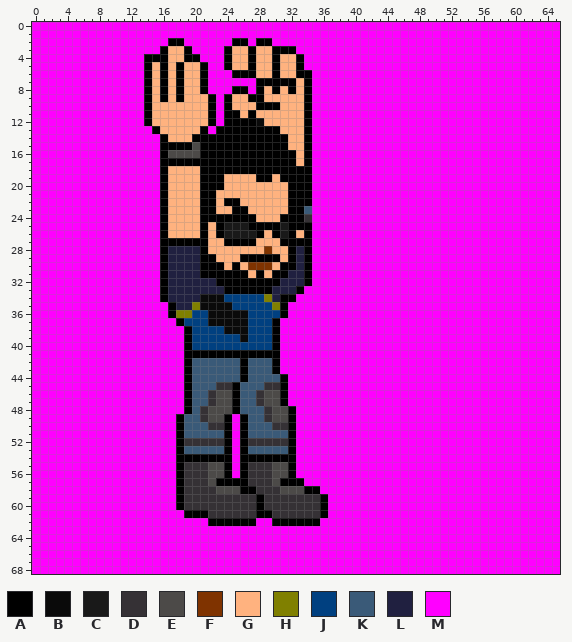
Sprite sheet -- chars/gil/sprites/cmd_grab_4.png. The first picture shows the starting point.
The file is 66x69 pixels.
Palette (. is transparent): A #000000  B #0a0a0a  C #191919  D #353135  E #4c4a48  F #7f3300  G #ffb27f  H #808000  J #004080  K #3a5a78  L #202040  M #ff00ff
Pixels before (only the part around the change), first column x 1:
10 MMMMMMMMMMMMMAGGGGGGGAMAGGGAAAGGGAMMMMMMM
11 MMMMMMMMMMMMMAGGGGGGGAMAAGAGGGGGGAMMMMMMM
12 MMMMMMMMMMMMMAGGGGGGGAMAAAABGGGGGAMMMMMMM
13 MMMMMMMMMMMMMMAGGGGGAMAAAAAAAAGGGAMMMMMMM
14 MMMMMMMMMMMMMMMAGGGAAAAAAAAAAAAGGAMMMMMMM
15 MMMMMMMMMMMMMMMAAAAEAAAAAAAAAAAGGAMMMMMMM
16 MMMMMMMMMMMMMMMAEEEEAAAAAAAAAAAAGAMMMMMMM
17 MMMMMMMMMMMMMMMAAAAAAAAAAAAAAAAAGAMMMMMMM
18 MMMMMMMMMMMMMMMAGGGGAAAAAAAAAAAAAAMMMMMMM
19 MMMMMMMMMMMMMMMAGGGGAAAGGGGAAGAAAAMMMMMMM
20 MMMMMMMMMMMMMMMAGGGGAAAGGGGGGGGAAAMMMMMMM
21 MMMMMMMMMMMMMMMAGGGGAAGGGGGGGGGAAAMMMMMMM
22 MMMMMMMMMMMMMMMAGGGGAAGAAGGGGGGAAAMMMMMMM
23 MMMMMMMMMMMMMMMAGGGGAAGGAAGGGGGAAKMMMMMMM
24 MMMMMMMMMMMMMMMAGGGGAAAAAAAGGGAAADMMMMMMM
25 MMMMMMMMMMMMMMMAGGGGAGACCCAAAACAAAMMMMMMM
26 MMMMMMMMMMMMMMMAGGGGAGACCCCAGACAGAMMMMMMM
27 MMMMMMMMMMMMMMMAAAAAAGGAAAAGGGAAAAMMMMMMM
28 MMMMMMMMMMMMMMMALLLLAGGGGGGGFGGALAMMMMMMM
29 MMMMMMMMMMMMMMMALLLLAAGGGAAAAAGALAMMMMMMM
30 MMMMMMMMMMMMMMMALLLLAAAGAGFFFGAALAMMMMMMM
31 MMMMMMMMMMMMMMMALLLLAAAAAAGAGAALLAMMMMMMM
32 MMMMMMMMMMMMMMMALLLLLLAAAAAAAALLLAMMMMMMM
33 MMMMMMMMMMMMMMMALLLLLLLAAAAAALLLAMMMMMMMM
34 MMMMMMMMMMMMMMMALLLLBBBJJJJJHLAAMMMMMMMMM
35 MMMMMMMMMMMMMMMMALLHBBBBJJJJJHAMMMMMMMMMM
36 MMMMMMMMMMMMMMMMAHHJJBBBBBJJJJAMMMMMMMMMM
37 MMMMMMMMMMMMMMMMMAJJJBBBBBJJJAMMMMMMMMMMM
38 MMMMMMMMMMMMMMMMMMAJJJJBBBJJJAMMMMMMMMMMM
39 MMMMMMMMMMMMMMMMMMAJJJJJJBJJJAMMMMMMMMMMM
40 MMMMMMMMMMMMMMMMMMAJJJJJJJJJJAMMMMMMMMMMM
41 MMMMMMMMMMMMMMMMMMAAAAAAAAAAAAMMMMMMMMMMM
42 MMMMMMMMMMMMMMMMMMAKKKKKKAKKKAMMMMMMMMMMM
43 MMMMMMMMMMMMMMMMMMAKKKKKKAKKKAMMMMMMMMMMM
44 MMMMMMMMMMMMMMMMMMAKKKKKKAKKKKAMMMMMMMMMM
45 MMMMMMMMMMMMMMMMMMAKKKDDAKKKDDAMMMMMMMMMM
46 MMMMMMMMMMMMMMMMMMAKKDEEAKKDEEAMMMMMMMMMM
47 MMMMMMMMMMMMMMMMMMAKKDEEAKKDEEAMMMMMMMMMM
48 MMMMMMMMMMMMMMMMMMAKDEEEAKKKDEEAMMMMMMMMM
49 MMMMMMMMMMMMMMMMMAKKDEEAMAKKDEEAMMMMMMMMM
50 MMMMMMMMMMMMMMMMMAKKKDDAMAKKKDDAMMMMMMMMM
51 MMMMMMMMMMMMMMMMMAKKKKKAMAKKKKKAMMMMMMMMM
52 MMMMMMMMMMMMMMMMMADDDDDAMADDDDDAMMMMMMMMM
53 MMMMMMMMMMMMMMMMMAKKKKKAMAKKKKKAMMMMMMMMM
54 MMMMMMMMMMMMMMMMMAAAAAAAMAAAAAAAMMMMMMMMM
55 MMMMMMMMMMMMMMMMMADDDEEAMADDDEEAMMMMMMMMM
56 MMMMMMMMMMMMMMMMMADDDEEAMADDDEEAMMMMMMMMM
57 MMMMMMMMMMMMMMMMMADDDEAAAADDDEAAAMMMMMMMM
58 MMMMMMMMMMMMMMMMMADDDDEEEAADDDEEEAAMMMMMM
59 MMMMMMMMMMMMMMMMMADDDDDDDDDADDDDDDDAMMMMM
60 MMMMMMMMMMMMMMMMMADDDDDDDDDADDDDDDDAMMMMM
61 MMMMMMMMMMMMMMMMMMAAADDDDDDAADDDDDDAMMMMM
62 MMMMMMMMMMMMMMMMMMMMMAAAAAAMMAAAAAAMMMMMM
63 MMMMMMMMMMMMMMMMMMMMMMMMMMMMMMMMMMMMMMMMM
64 MMMMMMMMMMMMMMMMMMMMMMMMMMMMMMMMMMMMMMMMM
65 MMMMMMMMMMMMMMMMMMMMMMMMMMMMMMMMMMMMMMMMM
66 MMMMMMMMMMMMMMMMMMMMMMMMMMMMMMMMMMMMMMMMM
67 MMMMMMMMMMMMMMMMMMMMMMMMMMMMMMMMMMMMMMMMM
68 MMMMMMMMMMMMMMMMMMMMMMMMMMMMMMMMMMMMMMMMM
Now the later version:
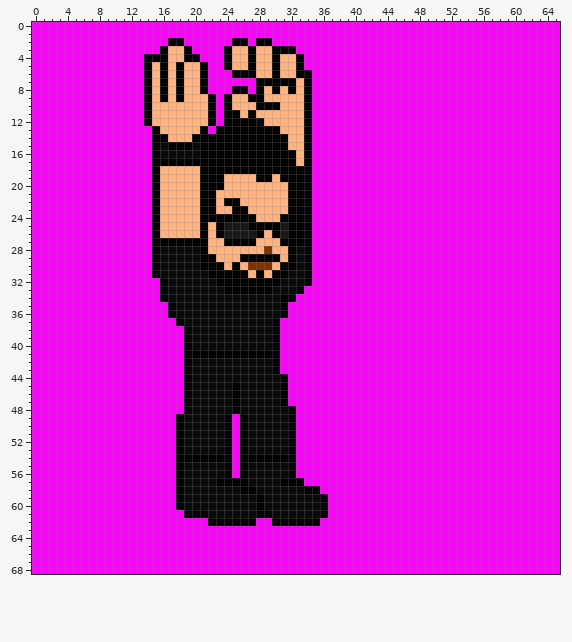
Difference:
y 14: x 15 M -> A
y 15: x 15..16 MA -> AB; x 20 E -> B
y 16: x 15..20 MAEEEE -> ABBBBB
y 17: x 15 M -> A
y 18..22: x 15..16 MA -> AG
y 23: x 15..16 MA -> AG; x 34 K -> A
y 24: x 15..16 MA -> AG; x 34 D -> A
y 25: x 15..16 MA -> AG
y 26: x 15..16 MA -> AG; x 33 G -> A
y 27: x 15 M -> A
y 28..30: x 15..20 MALLLL -> ABBBBB; x 33 L -> B
y 31: x 15..21 MALLLLA -> ABBBBBB; x 32..33 LL -> BB
y 32: x 17..22 LLLLLL -> BBBBBB; x 31..33 LLL -> BBB
y 33: x 17..23 LLLLLLL -> BBBBBBB; x 30..32 LLL -> BBB
y 34: x 17..20 LLLL -> BBBB; x 24..30 JJJJJHL -> BBBBBBB
y 35: x 18..20 LLH -> BBB; x 25..30 JJJJJH -> BBBBBB
y 36: x 18..21 HHJJ -> BBBB; x 27..30 JJJJ -> BBBB
y 37: x 19..21 JJJ -> BBB; x 27..29 JJJ -> BBB
y 38: x 20..23 JJJJ -> BBBB; x 27..29 JJJ -> BBB
y 39: x 20..25 JJJJJJ -> BBBBBB; x 27..29 JJJ -> BBB
y 40: x 20..29 JJJJJJJJJJ -> BBBBBBBBBB
y 42..43: x 20..29 KKKKKKAKKK -> BBBBBBBBBB
y 44: x 20..30 KKKKKKAKKKK -> BBBBBBBBBBB
y 45: x 20..24 KKKDD -> BBBBB; x 26..30 KKKDD -> BBBBB
y 46..47: x 20..24 KKDEE -> BBBBB; x 26..30 KKDEE -> BBBBB
y 48: x 20..24 KDEEE -> BBBBB; x 26..31 KKKDEE -> BBBBBB
y 49: x 19..23 KKDEE -> BBBBB; x 27..31 KKDEE -> BBBBB
y 50: x 19..23 KKKDD -> BBBBB; x 27..31 KKKDD -> BBBBB
y 51: x 19..23 KKKKK -> BBBBB; x 27..31 KKKKK -> BBBBB
y 52: x 19..23 DDDDD -> BBBBB; x 27..31 DDDDD -> BBBBB
y 53: x 19..23 KKKKK -> BBBBB; x 27..31 KKKKK -> BBBBB
y 55..56: x 19..23 DDDEE -> BBBBB; x 27..31 DDDEE -> BBBBB
y 57: x 19..22 DDDE -> BBBB; x 27..30 DDDE -> BBBB
y 58: x 19..25 DDDDEEE -> BBBBBBB; x 28..33 DDDEEE -> BBBBBB
y 59..60: x 19..27 DDDDDDDDD -> BBBBBBBBB; x 29..35 DDDDDDD -> BBBBBBB
y 61: x 22..27 DDDDDD -> BBBBBB; x 30..35 DDDDDD -> BBBBBB
Pixel boxes of the changes (left, top, right, bottom) in both pictures:
changed: (152, 134, 320, 518)
